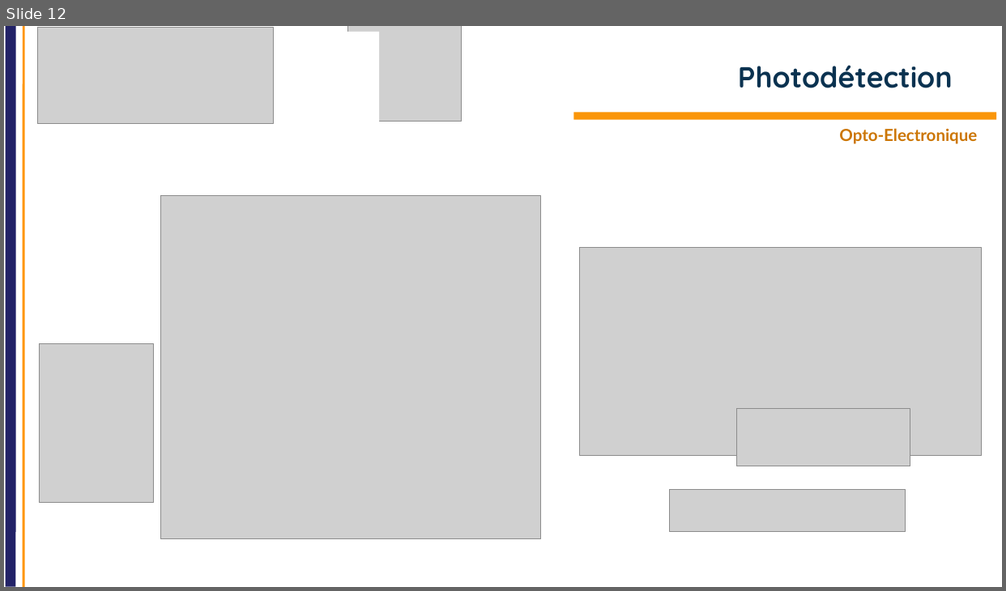
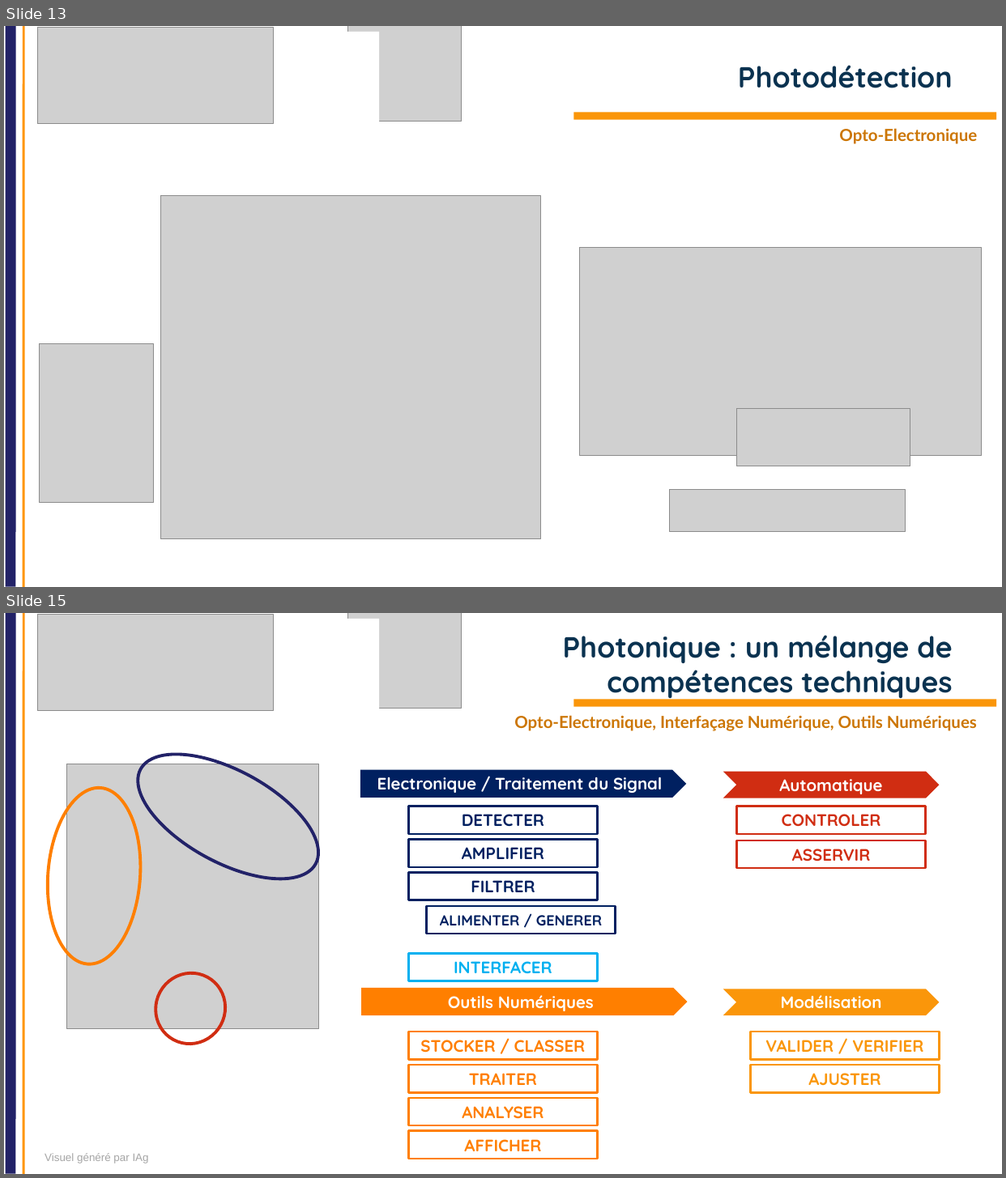
Before and after one commit to IOGS-Digital-Methods/semester-5, a slide deck: OptoElectronique/Cours/S5_Intro_2026_V2.pptx. Shown one above the other, each under a label of ours: slide 12 before the commit, slides 13 and 15 after it; the slides between them are not shown. The pictures are 1006x591 and 1006x1178 pixels, drawn with LibreOffice and Linux fonts; fonts in the diff are those of the drawing; grey boxes stand for pictures; background and template pictures are left out. Boxes give left, top, right and bottom in pixels: in the first picture for what was removed or moved away, otherwise in the second. Text is boxed around its words. In the diff, an @@ line names an element or a change of style, - is before the commit and + after.

Commit message:
Opto Udate / Intro

```diff
--- a/OptoElectronique/Cours/S5_Intro_2026_V2.pptx
+++ b/OptoElectronique/Cours/S5_Intro_2026_V2.pptx
@@ slide 15 added at (4,613,1002,1174), background #FFFFFF; not listed: 2 template elements that a slide beside it also shows @@
@@ rectangle added at (32,618,380,722), fill #FFFFFF @@
@@ picture added at (38,615,274,711) @@
@@ picture added at (348,613,462,709) @@
@@ title added at (563,635,952,700), 28 pt, text #0A3250, bold @@
+Photonique : un mélange de compétences techniques
@@ rectangle added at (573,699,997,707), fill #FA960A @@
@@ ellipse added at (118,728,338,904), outline #222268 3 pt @@
@@ text added at (514,715,977,731), 16 pt, text #CC7604, bold @@
+Opto-Electronique, Interfaçage Numérique, Outils Numériques
@@ picture added at (67,764,319,1029) @@
@@ pentagon arrow added at (360,770,687,798), fill #002060, 16 pt, text #FFFFFF, bold @@
+Electronique / Traitement du Signal
@@ chevron added at (723,772,940,798), fill #D02D12, 16 pt, text #FFFFFF, bold @@
+Automatique
@@ ellipse added at (41,785,147,968), outline #FF7F00 3 pt @@
@@ rectangle added at (409,806,598,834), outline #002060 2 pt, 16 pt, text #002060, bold @@
+DETECTER
@@ rectangle added at (737,806,926,834), outline #D02D12 2 pt, 16 pt, text #D02D12, bold @@
+CONTROLER
@@ rectangle added at (409,840,598,867), outline #002060 2 pt, 16 pt, text #002060, bold @@
+AMPLIFIER
@@ rectangle added at (737,841,926,868), outline #D02D12 2 pt, 16 pt, text #D02D12, bold @@
+ASSERVIR
@@ rectangle added at (409,873,598,901), outline #002060 2 pt, 16 pt, text #002060, bold @@
+FILTRER
@@ rectangle added at (427,906,616,934), outline #002060 2 pt, 14 pt, text #002060, bold @@
+ALIMENTER / GENERER
@@ ellipse added at (143,961,237,1056), outline #D02D12 3 pt @@
@@ rectangle added at (409,954,598,982), outline #00B0F0 2 pt, 16 pt, text #00B0F0, bold @@
+INTERFACER
@@ pentagon arrow added at (361,988,688,1016), fill #FF7F00, 16 pt, text #FFFFFF, bold @@
+Outils Numériques
@@ chevron added at (723,990,940,1016), fill #FA960A, 16 pt, text #FFFFFF, bold @@
+Modélisation
@@ rectangle added at (409,1033,598,1060), outline #FF7F00 2 pt, 16 pt, text #FF7F00, bold @@
+STOCKER / CLASSER
@@ rectangle added at (750,1033,939,1060), outline #FA960A 2 pt, 16 pt, text #FA960A, bold @@
+VALIDER / VERIFIER
@@ rectangle added at (409,1065,598,1093), outline #FF7F00 2 pt, 16 pt, text #FF7F00, bold @@
+TRAITER
@@ rectangle added at (750,1065,939,1093), outline #FA960A 2 pt, 16 pt, text #FA960A, bold @@
+AJUSTER
@@ rectangle added at (409,1098,598,1126), outline #FF7F00 2 pt, 16 pt, text #FF7F00, bold @@
+ANALYSER
@@ rectangle added at (409,1131,598,1159), outline #FF7F00 2 pt, 16 pt, text #FF7F00, bold @@
+AFFICHER
@@ text added at (44,1153,149,1164), 10.5 pt, text #A6A6A6 @@
+Visuel généré par IAg
@@ what was slide 12 is now slide 13 @@
```
Also in this commit, not shown: 2 slides changed, 4 other slides added, 1 other file.
